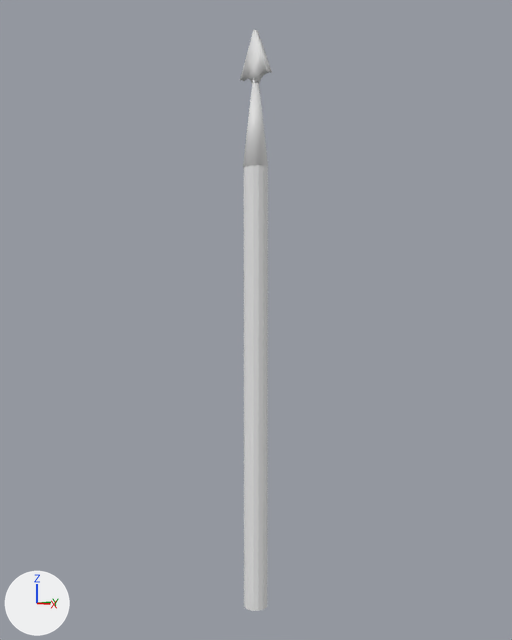
The Blender file Arte/Lanza.blend: old version first, new version second.
One viewpoint serves both versions: a camera (50 mm lens) standing at (3.91, -3.67, 4.71) and looking at (0.0, 0.0, 4.4). Arrows for +X, +Y and +Z are at lower left; the lights stay in place.
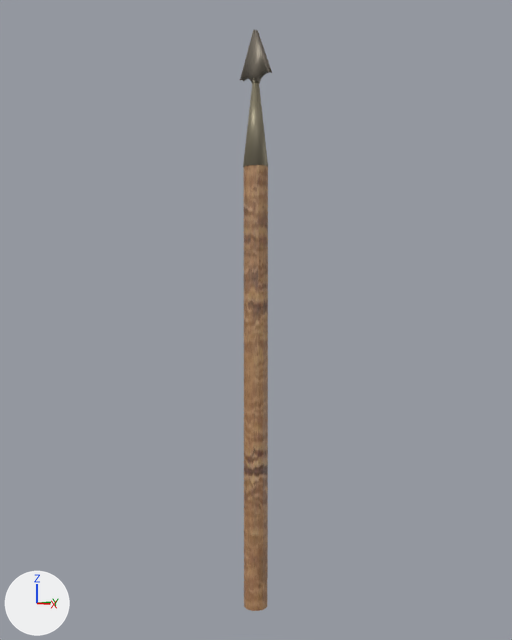
Where the newer file only moved an object's origin or applied its transform, the numbers keep the older frame.

Changed parts and their boxes (x1, y1, x2, y2) in the pictures (512 x 640 px):
'Cylinder', recoloured (grey to brown): (244, 165, 268, 611) in both
'Cone', recoloured: (240, 29, 272, 167) in both

The change, as a diff of the scene's bpy script:
```diff
--- a/Arte/Lanza.blend.py
+++ b/Arte/Lanza.blend.py
@@ img_metal_jpg @@
+img_metal_jpg = load_image('Metal.jpg', 'Metal.jpg', 644, 1024, 'sRGB')
@@ img_madera_jpg @@
+img_madera_jpg = load_image('Madera.jpg', 'Madera.jpg', 1024, 512, 'sRGB')
@@ mat_material_001 @@
+mat_material_001 = principled_material('Material.001')
+mat_material_001.texture = img_metal_jpg
+mat_material_001.metallic = 0.565
@@ mat_material @@
+mat_material = principled_material('Material')
+mat_material.texture = img_madera_jpg
@@ me_cylinder @@
 me_cylinder.from_pydata(...)  # 30 vertices, 17 faces; spans x -0.99..0.99, y -0.98..1.0, z -1.0..1.0
+me_cylinder.materials.append(mat_material)  # picture img_madera_jpg
@@ me_cone @@
 me_cone.from_pydata(...)  # 139 vertices, 110 faces; spans x -1.1..1.1, y -0.67..0.69, z -1.08..3.79
+me_cone.materials.append(mat_material_001)  # picture img_metal_jpg
```
